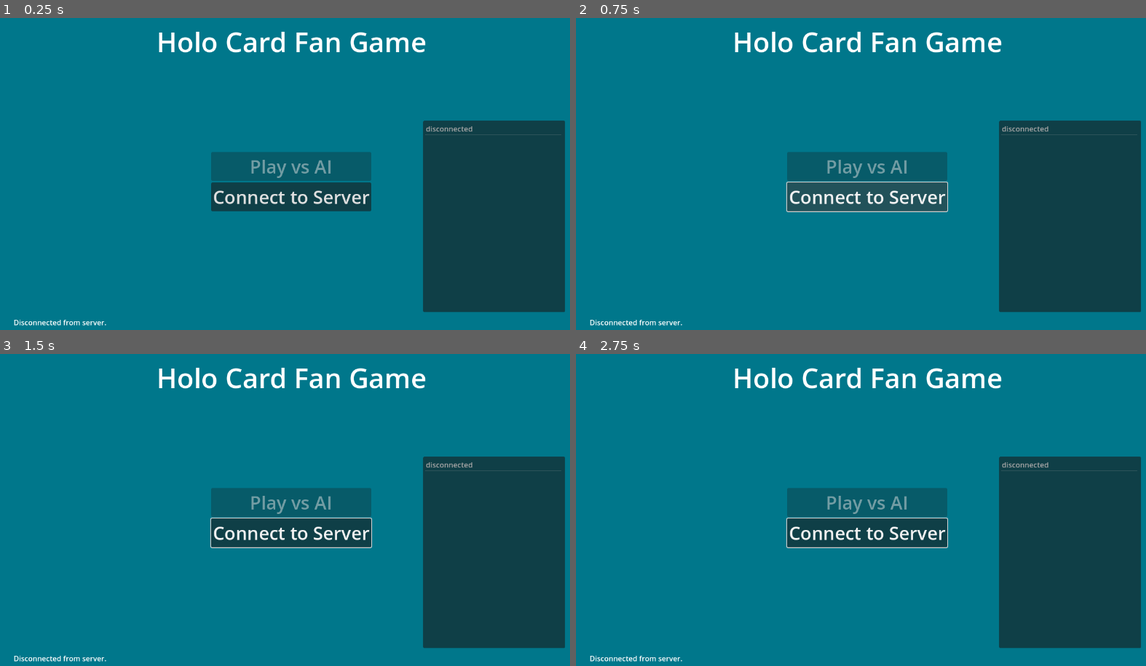
Above: before the commit, frames 1-4 (two rows, left to right).
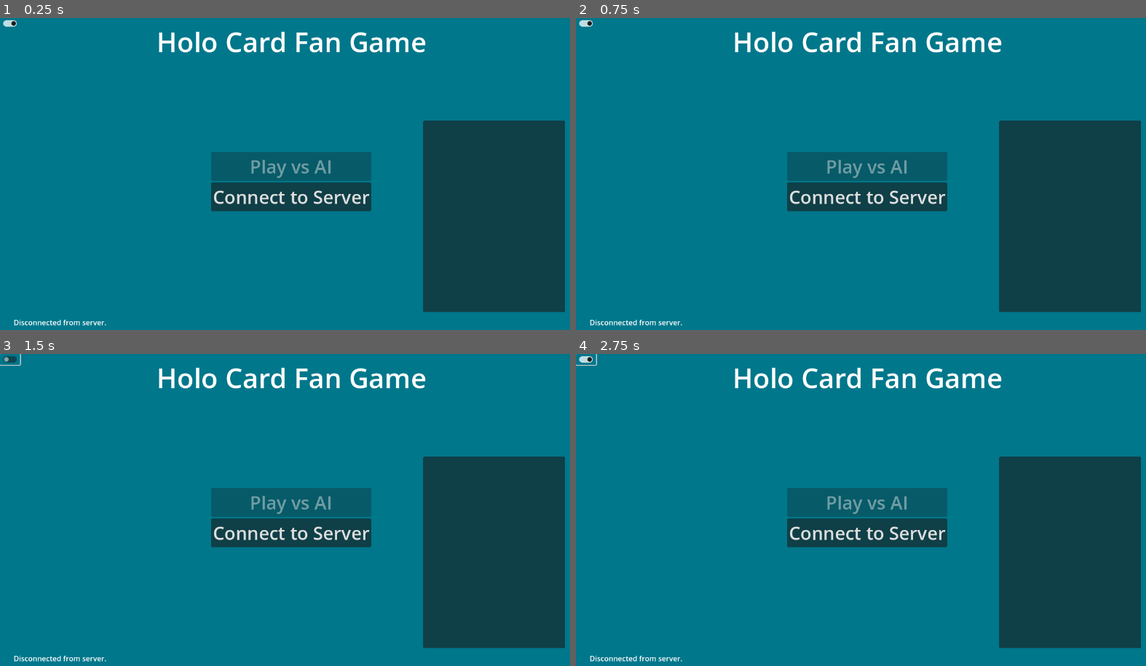
Above: after the commit, the same moments.

Repository: daniel-k-taylor/holocardclient
Game: Godot game, scene res://scenes/main.tscn
The game is run twice, just before and just after one commit, with the same random seed, the same clock (stepped at 60 frames per second) and the same inputs.
Inputs (mouse positions are in pixels of both pictures, inside the frame that each line leads up to):
- Up to frame 1 (0.25 s): no input
- Up to frame 2 (0.75 s): click "Connect to Server" at 0.5 s
- Up to frame 3 (1.5 s): click (11, 360) at 1.27 s
- Up to frame 4 (2.75 s): click (587, 360) at 2.02 s

The runs differ from the first frame. In frame 1, 0.2% of the frame differs, in the area x 0-99%, y 0-38%; in frame 2, 0.5%, in the area x 0-99%, y 0-63%; in frame 3, 0.4%; in frame 4, 0.4%.

Commit message:
initial updates

Diff:
--- /dev/null
+++ b/globals/enums.gd
@@ -0,0 +1,3 @@
+extends Node
+
+const EventType_GameStart = "game_start_info"
--- a/globals/global_settings.gd
+++ b/globals/global_settings.gd
@@ -3,6 +3,8 @@
 const ReleaseLoggingEnabled = false # If true, log even on release builds.
 const UseAzureServerAlways = false # If true, always defaults to the azure server.
 const ClientVersionString : String = "240804.1135" # YYMMDD.HHMM
+
+var LoggingEnabled : bool = true
 
 func get_client_version() -> String:
 	var prepend = ""
@@ -20,9 +22,14 @@
 		return local_url
 
 func is_logging_enabled() -> bool:
+	if not LoggingEnabled:
+		return false
 	if ReleaseLoggingEnabled:
 		return true
 	return OS.is_debug_build()
 
 func load_persistent_settings() -> bool:
 	return true
+
+func toggle_logging(toggle_on : bool) -> void:
+	LoggingEnabled = toggle_on
--- a/globals/logger.gd
+++ b/globals/logger.gd
@@ -7,3 +7,12 @@
 func log(log_area, message):
 	if GlobalSettings.is_logging_enabled():
 		print("%s: %s" % [log_area, message])
+
+func log_menu(message):
+	self.log(LogArea_Menu, message)
+
+func log_game(message):
+	self.log(LogArea_Game, message)
+
+func log_net(message):
+	self.log(LogArea_Network, message)
--- a/globals/network_manager.gd
+++ b/globals/network_manager.gd
@@ -3,6 +3,8 @@
 signal disconnected_from_server
 signal connected_to_server
 signal server_info(queue_info)
+signal join_operation_failed()
+signal game_event(event_type, event_data)
 
 enum NetworkState {
 	NetworkState_NotConnected,
@@ -17,12 +19,20 @@
 var cached_match_available : bool = false
 
 var connection_start_time = 0
+var first_connection = false
+
+const ServerMessageType_GameEvent = "game_event"
+const ServerMessageType_Error = "error"
+const ServerMessageType_ServerInfo = "server_info"
+
+const ServerError_JoinInvalidDeck = "joinmatch_invaliddeck"
 
 func is_server_connected() -> bool:
 	return _socket != null
 
 func connect_to_server():
 	if _socket != null: return
+	first_connection = true
 	_socket = WebSocketPeer.new()
 	var server_url = GlobalSettings.get_server_url()
 	_socket.connect_to_url(server_url)
@@ -71,23 +81,73 @@
 	var data_obj = parser.get_data()
 	var message_type = data_obj["message_type"]
 	match message_type:
-		"server_info":
+		ServerMessageType_ServerInfo:
 			_handle_server_info(data_obj)
+		ServerMessageType_Error:
+			_handle_server_error(data_obj)
+		ServerMessageType_GameEvent:
+			_handle_game_event(data_obj)
+		_:
+			Logger.log(Logger.LogArea_Network, "Unhandled message type: %s" % message_type)
 
 func _handle_server_info(message):
 	var queue_info = message["queue_info"]
-	Logger.log(Logger.LogArea_Network, "Connected to server!")
-	connected_to_server.emit()
+	if first_connection:
+		Logger.log(Logger.LogArea_Network, "Connected to server!")
+		connected_to_server.emit()
+		first_connection = false
 	server_info.emit(queue_info)
+
+func _handle_server_error(message):
+	Logger.log(Logger.LogArea_Network, "ERROR: %s - %s" % [message["error_id"], message["error_message"]])
+
+	match message["error_id"]:
+		ServerError_JoinInvalidDeck:
+			join_operation_failed.emit()
+		_:
+			# No special error handling.
+			pass
+
+func _handle_game_event(message):
+	var event_type = message["event_data"]["event_type"]
+	#Logger.log(Logger.LogArea_Network, "Game event (%s): %s" % [event_type, message["event_data"]])
+	game_event.emit(event_type, message["event_data"])
 
 func _send_join_server():
 	var message = {
 		"message_type": "join_server",
 	}
+	_send_message(message)
+
+func _send_message(message):
 	var json = JSON.stringify(message)
 	_socket.send_text(json)
 
 ### Commands ###
+
+func join_match_queue(queue_name, oshi_id, deck, cheer_deck):
+	var message = {
+		"message_type": "join_matchmaking_queue",
+		"custom_game": false,
+		"queue_name": queue_name,
+		"game_type": "versus",
+		"oshi_id": oshi_id,
+		"deck": deck,
+		"cheer_deck": cheer_deck,
+	}
+	_send_message(message)
+
+func leave_match_queue():
+	var message = {
+		"message_type": "leave_matchmaking_queue",
+	}
+	_send_message(message)
+
+func leave_game():
+	var message = {
+		"message_type": "leave_game",
+	}
+	_send_message(message)
 
 func submit_game_message(message):
 	if not _socket: return
--- a/project.godot
+++ b/project.godot
@@ -20,6 +20,7 @@
 NetworkManager="*res://globals/network_manager.gd"
 GlobalSettings="*res://globals/global_settings.gd"
 Logger="*res://globals/logger.gd"
+Enums="*res://globals/enums.gd"
 
 [display]
 
--- /dev/null
+++ b/scenes/game/game.gd
@@ -0,0 +1,27 @@
+extends Node2D
+
+signal returning_from_game
+
+@onready var message_box = $MessageHistory
+
+# Called when the node enters the scene tree for the first time.
+func _ready() -> void:
+	pass # Replace with function body.
+
+# Called every frame. 'delta' is the elapsed time since the previous frame.
+func _process(_delta: float) -> void:
+	pass
+
+func begin_remote_game(_event_data):
+	Logger.log_game("Starting game!")
+
+func handle_game_event(event_type, _event_data):
+	Logger.log_game("Received game event: %s" % event_type)
+	_append_to_messages(event_type)
+
+func _on_exit_game_button_pressed() -> void:
+	NetworkManager.leave_game()
+	returning_from_game.emit()
+
+func _append_to_messages(message):
+	message_box.text += "\n" + message
--- /dev/null
+++ b/scenes/game/game.tscn
@@ -0,0 +1,36 @@
+[gd_scene load_steps=4 format=3 uid="uid://ds6ostisut8ij"]
+
+[ext_resource type="Script" path="res://scenes/game/game.gd" id="1_mkj14"]
+
+[sub_resource type="StyleBoxEmpty" id="StyleBoxEmpty_lv8ov"]
+
+[sub_resource type="StyleBoxEmpty" id="StyleBoxEmpty_d442n"]
+
+[node name="Game" type="Node2D"]
+script = ExtResource("1_mkj14")
+
+[node name="Background" type="ColorRect" parent="."]
+offset_right = 1280.0
+offset_bottom = 720.0
+color = Color(0.230315, 0.230315, 0.230315, 1)
+
+[node name="ExitGameButton" type="Button" parent="."]
+offset_left = 11.0
+offset_top = 677.0
+offset_right = 98.0
+offset_bottom = 708.0
+text = "Exit Game"
+
+[node name="MessageHistory" type="TextEdit" parent="."]
+offset_left = 15.0
+offset_top = 22.0
+offset_right = 225.0
+offset_bottom = 288.0
+theme_override_styles/normal = SubResource("StyleBoxEmpty_lv8ov")
+theme_override_styles/read_only = SubResource("StyleBoxEmpty_d442n")
+editable = false
+context_menu_enabled = false
+shortcut_keys_enabled = false
+wrap_mode = 1
+
+[connection signal="pressed" from="ExitGameButton" to="." method="_on_exit_game_button_pressed"]
--- a/scenes/main.gd
+++ b/scenes/main.gd
@@ -1,12 +1,36 @@
 extends Node2D
 
+
+const MainMenu = preload("res://scenes/menu/main_menu.gd")
+
+@onready var main_menu : MainMenu = $MainMenu
+var game : Node2D = null
+
+const GameScene = preload("res://scenes/game/game.tscn")
 
 # Called when the node enters the scene tree for the first time.
 func _ready() -> void:
 	GlobalSettings.load_persistent_settings()
-	$MainMenu.settings_loaded()
+	main_menu.settings_loaded()
+	NetworkManager.connect("game_event", _on_game_event)
 	NetworkManager.connect_to_server()
 
 func _on_return_from_game():
-	$MainMenu.visible = true
-	$MainMenu.returned_from_game()
+	remove_child(game)
+	game = null
+
+	main_menu.visible = true
+	main_menu.returned_from_game()
+
+func _on_game_event(event_type:String, event_data:Dictionary):
+	if event_type == Enums.EventType_GameStart:
+		# Start the game!
+		game = GameScene.instantiate()
+		game.connect("returning_from_game", _on_return_from_game)
+		game.begin_remote_game(event_data)
+		add_child(game)
+	elif game:
+		# Pass along events to the game.
+		game.handle_game_event(event_type, event_data)
+	else:
+		Logger.log_menu("ERROR: Game event received but no game exists!")
--- a/scenes/menu/main_menu.gd
+++ b/scenes/menu/main_menu.gd
@@ -16,9 +16,12 @@
 	MenuState_ConnectingToServer,
 	MenuState_Connected_Default,
 	MenuState_Disconnected,
+	MenuState_Queued,
 }
 
 var menu_state : MenuState = MenuState.MenuState_ConnectingToServer
+
+var match_queues : Array[String] = []
 
 # Called when the node enters the scene tree for the first time.
 func _ready() -> void:
@@ -26,39 +29,37 @@
 	NetworkManager.connect("connected_to_server", _on_connected)
 	NetworkManager.connect("disconnected_from_server", _on_disconnected)
 	NetworkManager.connect("server_info", _on_server_info)
+	NetworkManager.connect("join_operation_failed", _on_join_failed)
+
+func _update_element(button, enabled_value, visibility_value):
+	button.disabled = not enabled_value
+	button.visible = visibility_value
 
 func _update_buttons() -> void:
 	match menu_state:
 		MenuState.MenuState_ConnectingToServer:
-			server_connect_button.disabled = true
-			server_connect_button.visible = false
-			join_queue_button.disabled = true
-			join_queue_button.visible = true
-			join_match_button.disabled = true
-			join_match_button.visible = false
-			leave_queue_button.disabled = true
-			leave_queue_button.visible = false
+			_update_element(server_connect_button, false, false)
+			_update_element(join_queue_button, false, true)
+			_update_element(join_match_button, false, false)
+			_update_element(leave_queue_button, false, false)
 			server_status.text = "Connecting to server..."
 		MenuState.MenuState_Connected_Default:
-			server_connect_button.disabled = true
-			server_connect_button.visible = false
-			join_queue_button.disabled = false
-			join_queue_button.visible = true
-			join_match_button.disabled = true
-			join_match_button.visible = false
-			leave_queue_button.disabled = true
-			leave_queue_button.visible = false
+			_update_element(server_connect_button, false, false)
+			_update_element(join_queue_button, true, true)
+			_update_element(join_match_button, false, false)
+			_update_element(leave_queue_button, false, false)
 			server_status.text = "Connected"
 		MenuState.MenuState_Disconnected:
-			server_connect_button.disabled = false
-			server_connect_button.visible = true
-			join_queue_button.disabled = true
-			join_queue_button.visible = false
-			join_match_button.disabled = true
-			join_match_button.visible = false
-			leave_queue_button.disabled = true
-			leave_queue_button.visible = false
+			_update_element(server_connect_button, true, true)
+			_update_element(join_queue_button, false, false)
+			_update_element(join_match_button, false, false)
+			_update_element(leave_queue_button, false, false)
 			server_status.text = "Disconnected from server"
+		MenuState.MenuState_Queued:
+			_update_element(server_connect_button, false, false)
+			_update_element(join_queue_button, false, false)
+			_update_element(join_match_button, false, false)
+			_update_element(leave_queue_button, true, true)
 		_:
 			assert(false, "Unimplemented menu state")
 			pass
@@ -76,10 +77,63 @@
 func _on_disconnected():
 	menu_state = MenuState.MenuState_Disconnected
 	_update_buttons()
+	server_info_list.clear()
 	server_status.text = "Disconnected from server."
 
 func _on_server_info(queue_info):
 	server_info_list.clear()
+	match_queues = []
 	for queue in queue_info:
 		var queue_str = "%s - %s" % [queue["queue_name"], queue["players_count"]]
 		server_info_list.add_item(queue_str, null, false)
+		match_queues.append(queue["queue_name"])
+
+func _on_server_connect_button_pressed() -> void:
+	menu_state = MenuState.MenuState_ConnectingToServer
+	_update_buttons()
+	NetworkManager.connect_to_server()
+
+func _on_join_queue_button_pressed() -> void:
+	menu_state = MenuState.MenuState_Queued
+	_update_buttons()
+	var oshi_id = "hSD01-001"
+	var deck = {
+		"hSD01-003": 4,
+		"hSD01-004": 3,
+		"hSD01-005": 3,
+		"hSD01-006": 2,
+		"hSD01-007": 2,
+		"hSD01-008": 4,
+		"hSD01-009": 3,
+		"hSD01-010": 3,
+		"hSD01-011": 2,
+		"hSD01-012": 2,
+		"hSD01-013": 2,
+		"hSD01-014": 2,
+		"hSD01-015": 2,
+		"hSD01-016": 3,
+		"hSD01-017": 3,
+		"hSD01-018": 3,
+		"hSD01-019": 3,
+		"hSD01-020": 2,
+		"hSD01-021": 2,
+	}
+
+	var cheer_deck = {
+		"hY01-001": 10,
+		"hY02-001": 10
+	}
+
+	NetworkManager.join_match_queue(match_queues[0], oshi_id, deck, cheer_deck)
+
+func _on_join_failed() -> void:
+	menu_state = MenuState.MenuState_Connected_Default
+	_update_buttons()
+
+func _on_leave_queue_button_pressed() -> void:
+	menu_state = MenuState.MenuState_Connected_Default
+	_update_buttons()
+	NetworkManager.leave_match_queue()
+
+func _on_debug_spew_button_toggled(toggled_on: bool) -> void:
+	GlobalSettings.toggle_logging(toggled_on)
--- a/scenes/menu/main_menu.tscn
+++ b/scenes/menu/main_menu.tscn
@@ -99,3 +99,14 @@
 offset_bottom = 647.0
 item_count = 2
 item_0/text = "disconnected"
+
+[node name="DebugSpewButton" type="CheckButton" parent="."]
+layout_mode = 0
+offset_right = 44.0
+offset_bottom = 24.0
+button_pressed = true
+
+[connection signal="pressed" from="MainButtons/ServerConnectButton" to="." method="_on_server_connect_button_pressed"]
+[connection signal="pressed" from="MainButtons/JoinQueueButton" to="." method="_on_join_queue_button_pressed"]
+[connection signal="pressed" from="MainButtons/LeaveQueueButton" to="." method="_on_leave_queue_button_pressed"]
+[connection signal="toggled" from="DebugSpewButton" to="." method="_on_debug_spew_button_toggled"]
